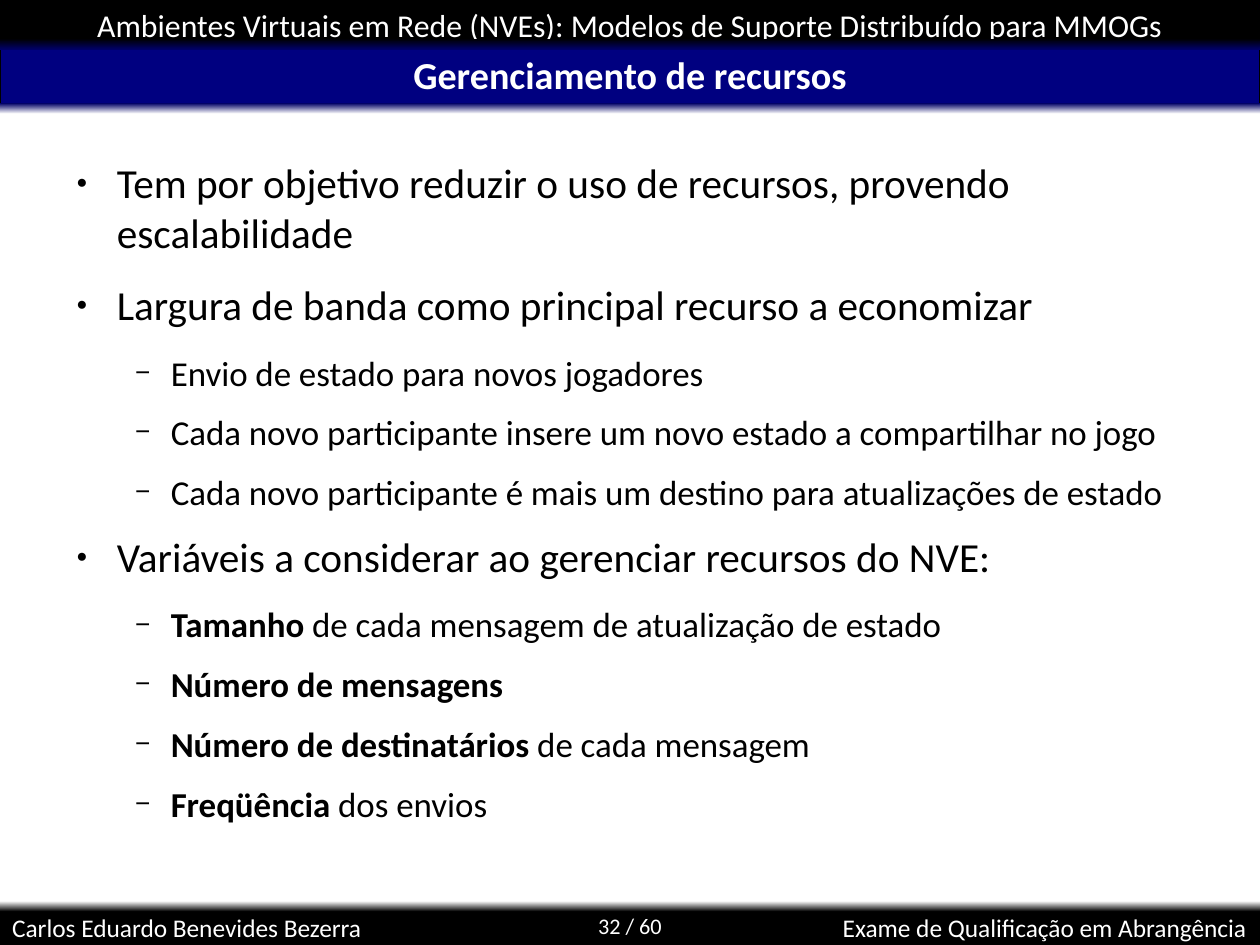
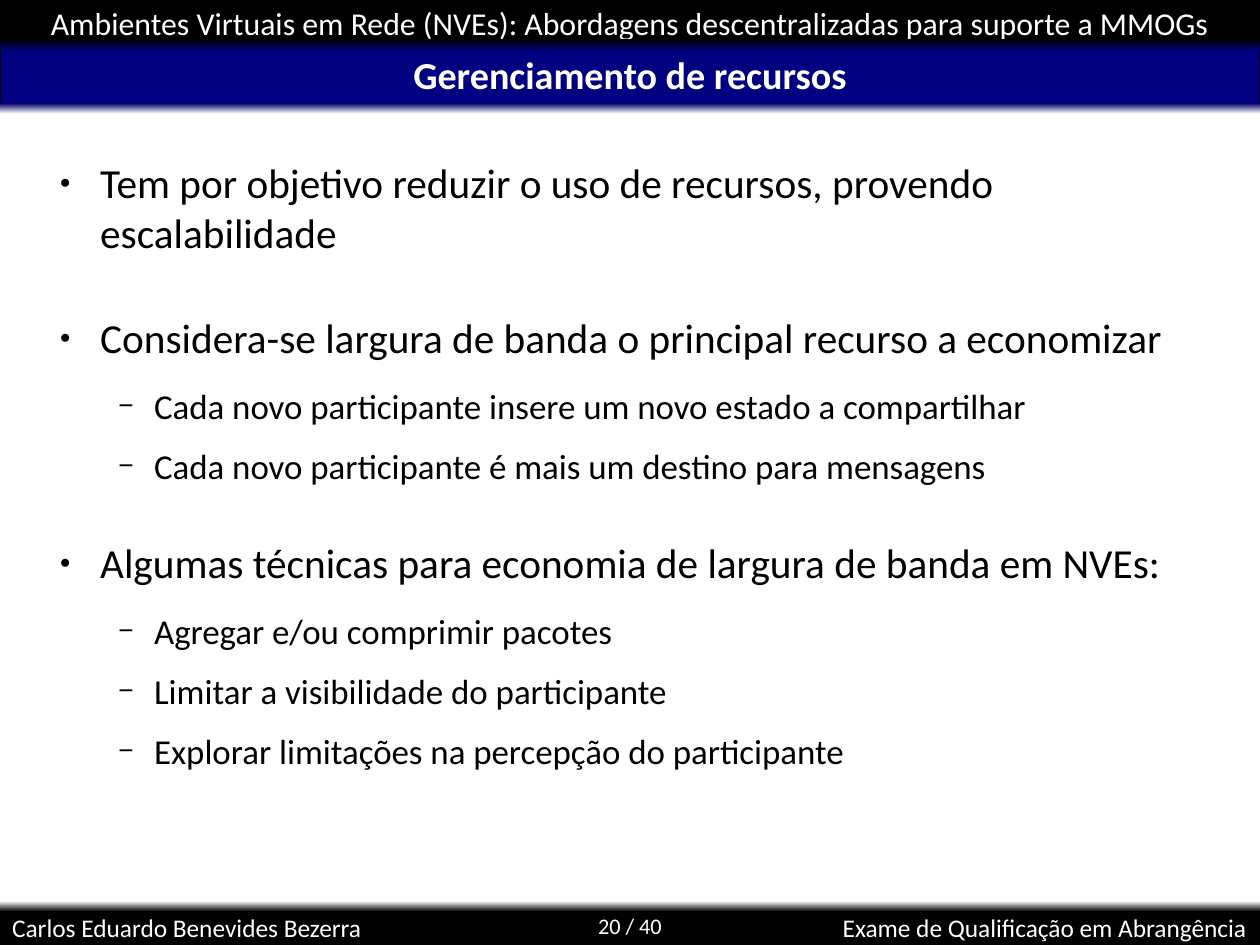
Before and after one commit to kdubezerra/kdubezerra, a slide deck: slide 20 of disciplinas/cmp600/app_turbo.ppt (slide 32 before the commit). Drawn at 1260x945 pixels with LibreOffice and Linux fonts; fonts in the diff are those of the drawing; background and template pictures are left out. Boxes give left, top, right and bottom in pixels: in the first picture for what was removed or moved away, otherwise in the second. Text is boxed around its words. In the diff, an @@ line names an element or a change of style, - is before the commit and + after.

```diff
--- a/disciplinas/cmp600/app_turbo.ppt
+++ b/disciplinas/cmp600/app_turbo.ppt
@@ text in rectangle at [51, 12, 1208, 39]: text changed @@
-Ambientes Virtuais em Rede (NVEs): Modelos de Suporte Distribuído para MMOGs
+Ambientes Virtuais em Rede (NVEs): Abordagens descentralizadas para suporte a MMOGs
@@ text "Tem por objetivo reduzir o ...": place and size @@
-text "Tem por objetivo reduzir o ..." at [117, 169, 1162, 823]
+text "Tem por objetivo reduzir o ..." at [100, 169, 1161, 770]
@@ text at [100, 324, 1161, 770]: text changed @@
-● Largura de banda como principal recurso a economizar
-  − Envio de estado para novos jogadores
-  − Cada novo participante insere um novo estado a compartilhar no jogo
-  − Cada novo participante é mais um destino para atualizações de estado
-● Variáveis a considerar ao gerenciar recursos do NVE:
-  − Tamanho de cada mensagem de atualização de estado
-  − Número de mensagens
-  − Número de destinatários de cada mensagem
-  − Freqüência dos envios
+● Considera-se largura de banda o principal recurso a economizar
+  − Cada novo participante insere um novo estado a compartilhar
+  − Cada novo participante é mais um destino para mensagens
+● Algumas técnicas para economia de largura de banda em NVEs:
+  − Agregar e/ou comprimir pacotes
+  − Limitar a visibilidade do participante
+  − Explorar limitações na percepção do participante
@@ page number at [598, 919, 662, 934]: text changed @@
-32 / 60
+20 / 40
```
Also in this commit, not shown: 34 other slides changed, 5 slides added, 25 slides removed.
